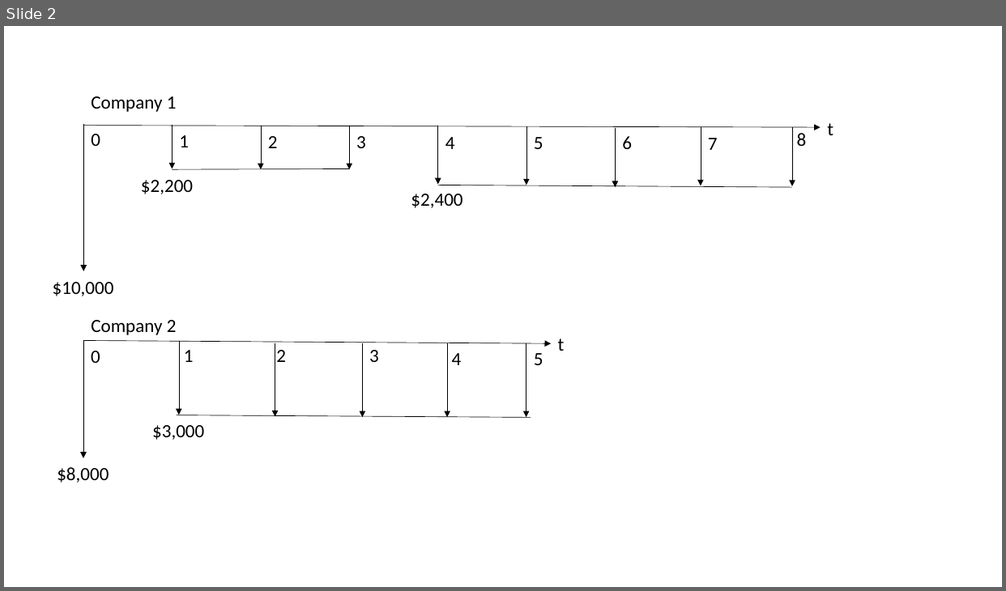
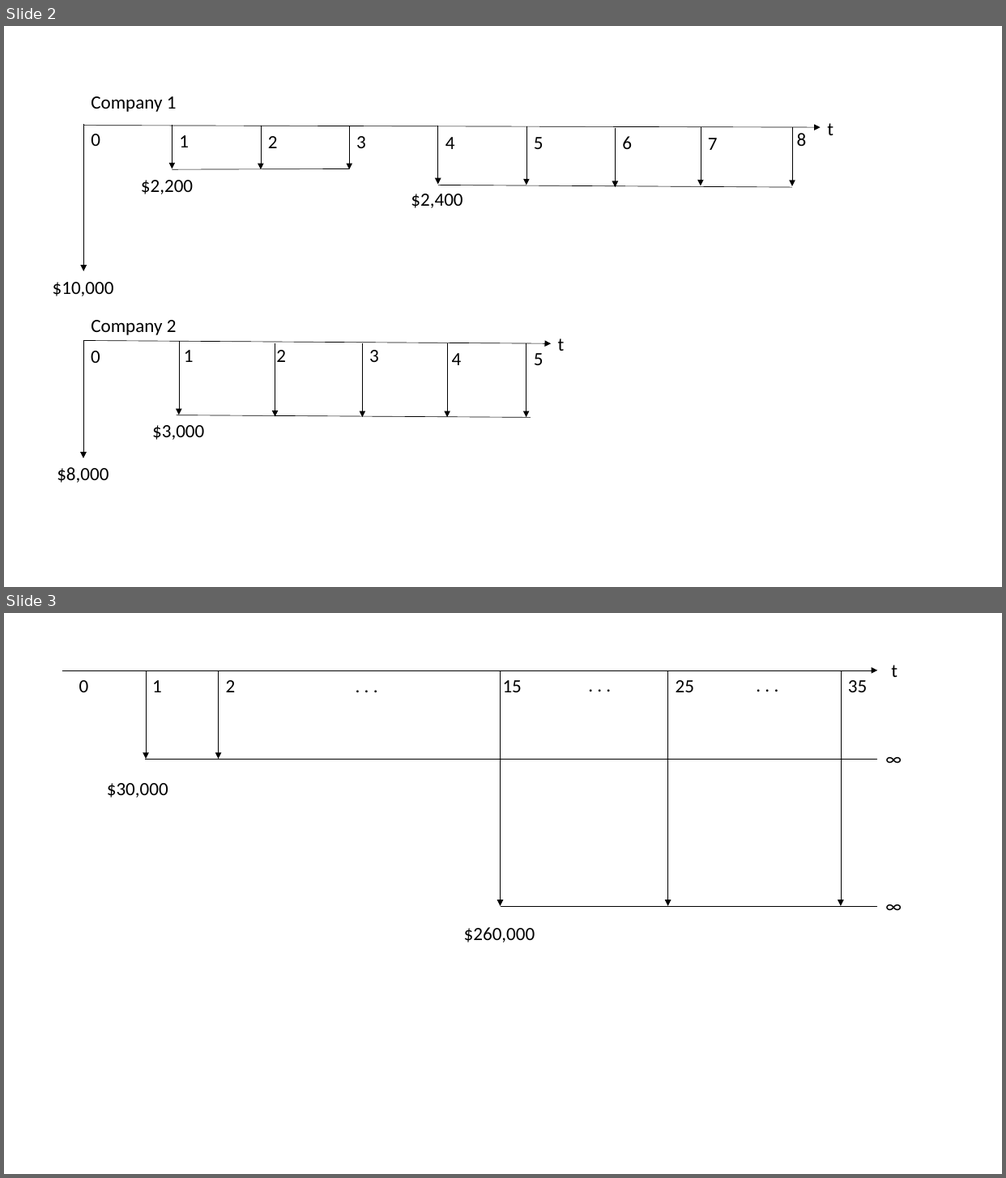
Before and after one commit to paolo-torres/MSCI_261, a slide deck: assignment_2/assignment_2.pptx. Shown one above the other, each under a label of ours: slide 2 before the commit, slides 2 and 3 after it. The pictures are 1006x591 and 1006x1178 pixels, drawn with LibreOffice and Linux fonts; fonts in the diff are those of the drawing. Boxes give left, top, right and bottom in pixels: in the first picture for what was removed or moved away, otherwise in the second. Text is boxed around its words. In the diff, an @@ line names an element or a change of style, - is before the commit and + after.

```diff
--- a/assignment_2/assignment_2.pptx
+++ b/assignment_2/assignment_2.pptx
@@ slide 3 added at box(4, 613, 1002, 1174), background #FFFFFF @@
@@ arrow added from (62, 671) to (878, 671), #000000 0.5 pt @@
@@ text added at box(79, 680, 89, 692), 18 pt, text #000000 @@
+0
@@ arrow added from (146, 671) to (146, 759), #000000 0.5 pt @@
@@ text added at box(152, 680, 162, 692), 18 pt, text #000000 @@
+1
@@ arrow added from (218, 671) to (218, 759), #000000 0.5 pt @@
@@ text added at box(226, 680, 236, 692), 18 pt, text #000000 @@
+2
@@ text added at box(348, 671, 386, 700), 18 pt, text #000000 @@
+. . .
@@ arrow added from (501, 671) to (501, 906), #000000 0.5 pt @@
@@ text added at box(503, 680, 522, 692), 18 pt, text #000000 @@
+15
@@ text added at box(582, 669, 620, 699), 18 pt, text #000000 @@
+. . .
@@ arrow added from (668, 671) to (668, 906), #000000 0.5 pt @@
@@ text added at box(675, 680, 694, 692), 18 pt, text #000000 @@
+25
@@ text added at box(749, 669, 787, 699), 18 pt, text #000000 @@
+. . .
@@ arrow added from (841, 671) to (841, 906), #000000 0.5 pt @@
@@ text added at box(848, 680, 867, 692), 18 pt, text #000000 @@
+35
@@ text added at box(891, 665, 897, 677), 18 pt, text #000000 @@
+t
@@ text added at box(879, 743, 916, 773), 18 pt, text #000000 @@
+∞
@@ line added from (146, 759) to (878, 759), #000000 0.5 pt @@
@@ text added at box(107, 783, 168, 798), 18 pt, text #000000 @@
+$30,000
@@ text added at box(879, 891, 916, 921), 18 pt, text #000000 @@
+∞
@@ text added at box(464, 927, 535, 943), 18 pt, text #000000 @@
+$260,000
@@ line added from (501, 906) to (878, 906), #000000 0.5 pt @@
```
Also in this commit, not shown: 2 other slides added, 5 other files.
